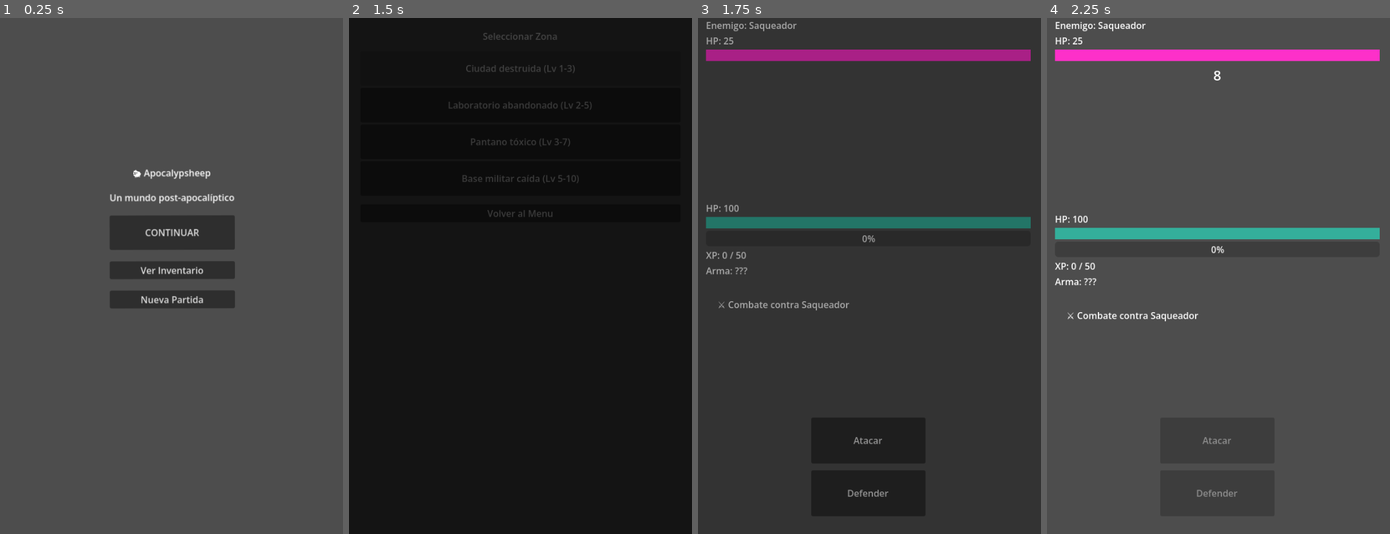
Above: before the commit, frames 1-4 (left to right).
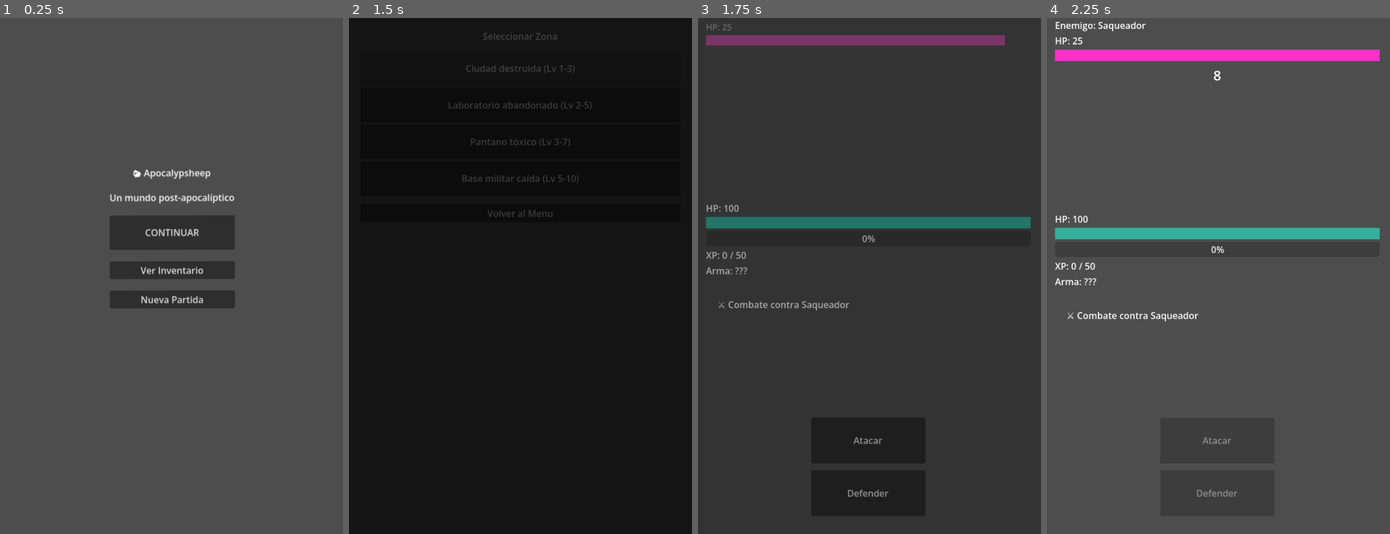
Above: after the commit, the same moments.

Repository: MirandaFrancoCBA/apocalypsheep
Game: Godot game, scene res://scenes/main_menu.tscn
The game is run twice, just before and just after one commit, with the same random seed, the same clock (stepped at 60 frames per second) and the same inputs.
Inputs:
- Up to frame 1 (0.25 s): no input
- Up to frame 2 (1.5 s): click "CONTINUAR" at 0.5 s; click "Ciudad destruida (Lv 1-3)" at 1.25 s
- Up to frame 3 (1.75 s): no input
- Up to frame 4 (2.25 s): click "Atacar" at 2 s

Frames 1-2 are identical in both runs. In frame 3, 4.1% of the frame differs, in the area x 2-97%, y 0-9%; in frame 4, nothing differs.

Commit message:
Feat: enemy animation

Diff:
--- a/scripts/ui/combat_screen.gd
+++ b/scripts/ui/combat_screen.gd
@@ -120,6 +120,7 @@
 	_update_ui()
 	_update_weapon_ui()
 	_update_xp_ui()
+	await _enemy_intro_animation()
 # ─────────────────────────────────────────
 # UI UPDATE
 # ─────────────────────────────────────────
@@ -502,6 +503,43 @@
 func _combat_pause(duration: float) -> void:
 	await get_tree().create_timer(duration).timeout
 
+func _enemy_intro_animation() -> void:
+
+	if enemy_container == null:
+		return
+
+	var original_position := enemy_container.position
+
+	enemy_container.modulate.a = 0.0
+	enemy_container.scale = Vector2(0.85, 0.85)
+
+	enemy_container.position = original_position + Vector2(0, -40)
+
+	var tween = create_tween()
+	tween.set_parallel(true)
+
+	tween.tween_property(
+		enemy_container,
+		"modulate:a",
+		1.0,
+		0.35
+	)
+
+	tween.tween_property(
+		enemy_container,
+		"scale",
+		Vector2.ONE,
+		0.35
+	)
+
+	tween.tween_property(
+		enemy_container,
+		"position",
+		original_position,
+		0.35
+	)
+
+	await tween.finished
 
 # ─────────────────────────────────────────
 # LOOT
